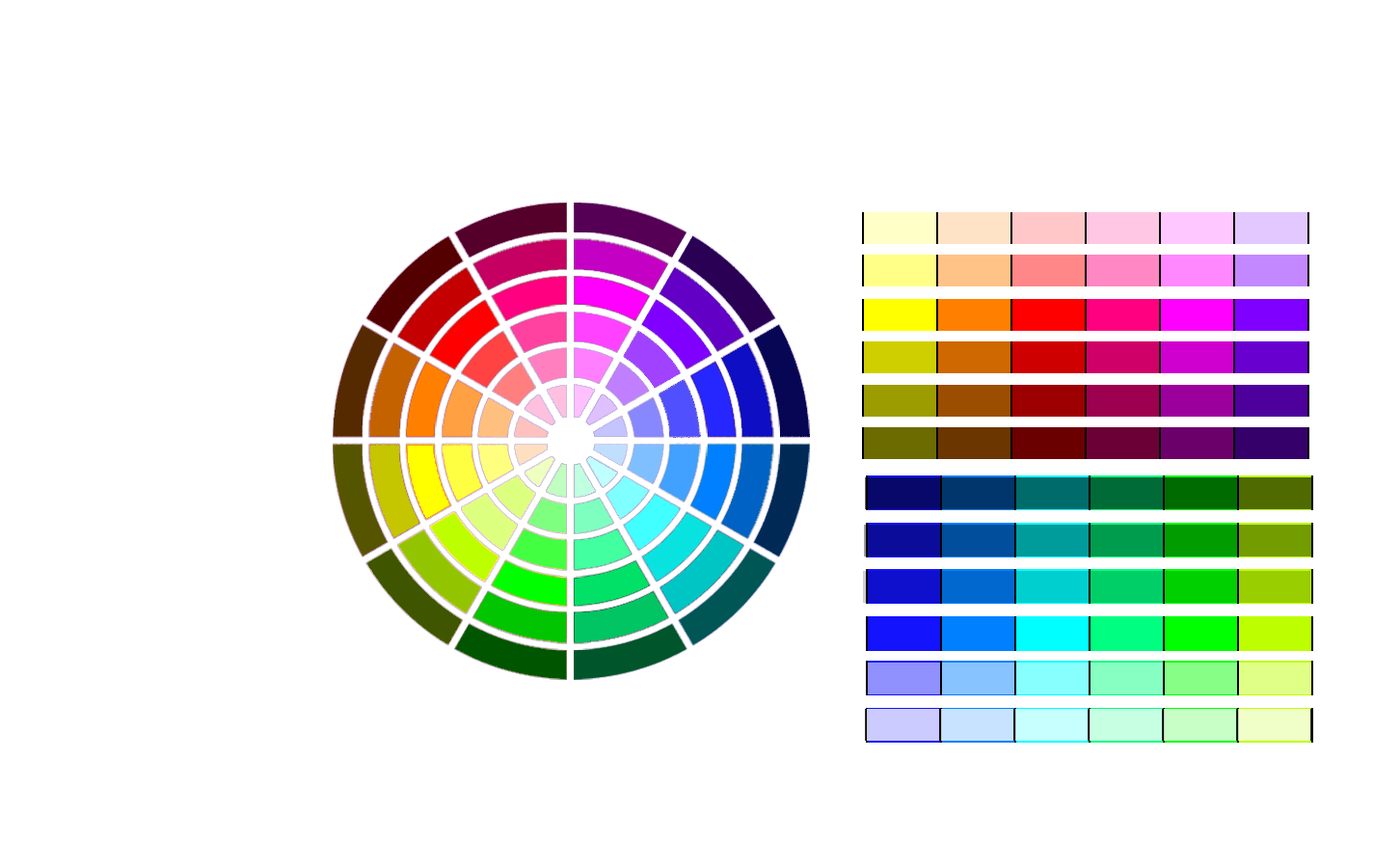
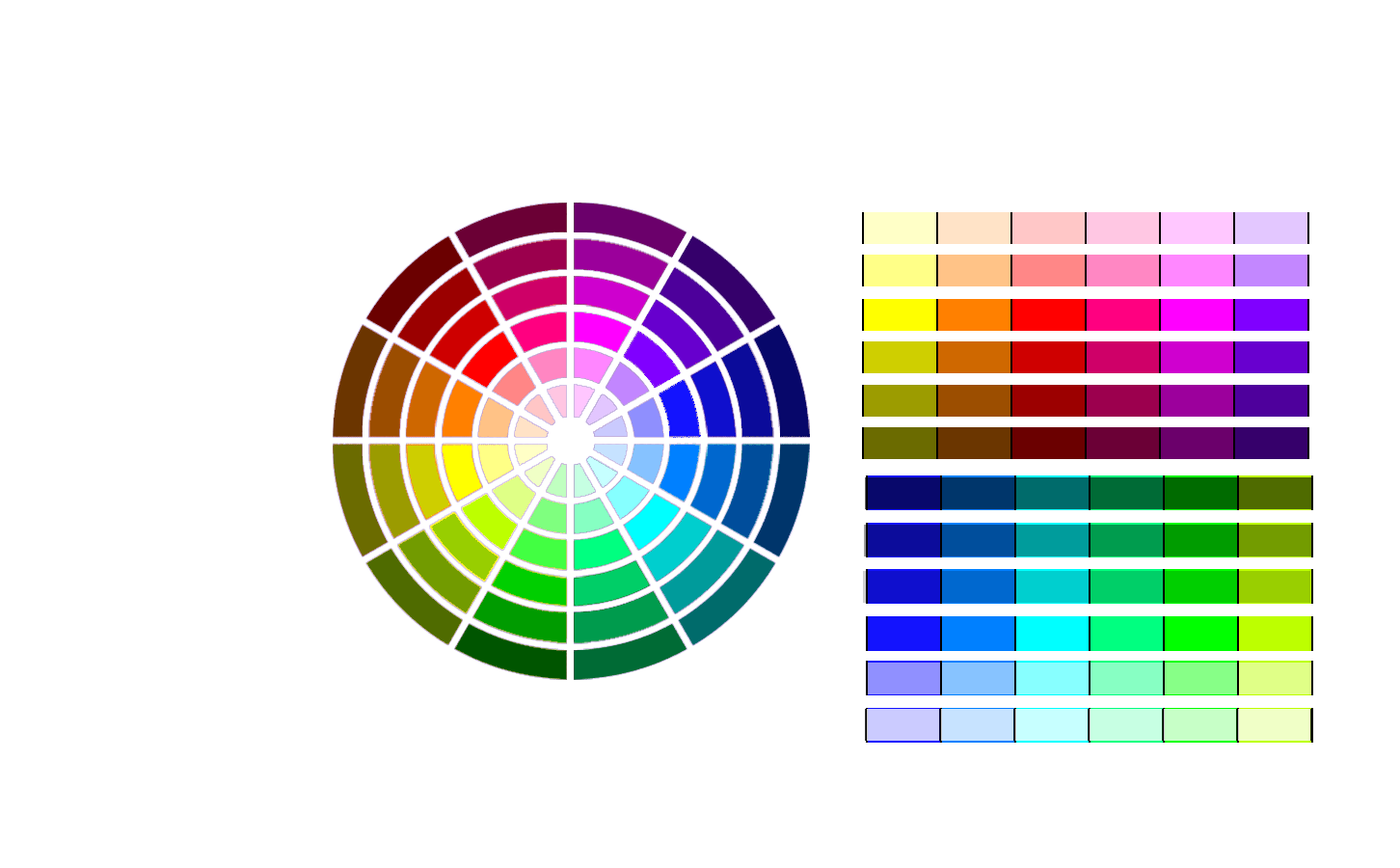
Comparing the layer stacks of the two 1400px x 868px images. Changes:
painted on "map_1.png" over (333, 202, 811, 679)
